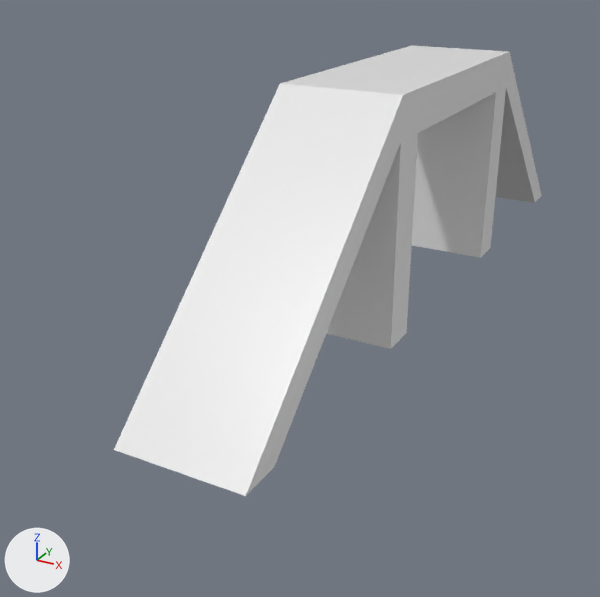
A saved change to the Blender file 3d/dog/balk.blend.
Before and after are seen from a 50 mm lens placed at (9.7, -20.6, 9.1), pointed at (-0.3, -2.5, 0.0). The axes (+X, +Y, +Z) are drawn at lower left. The lights are the same throughout.
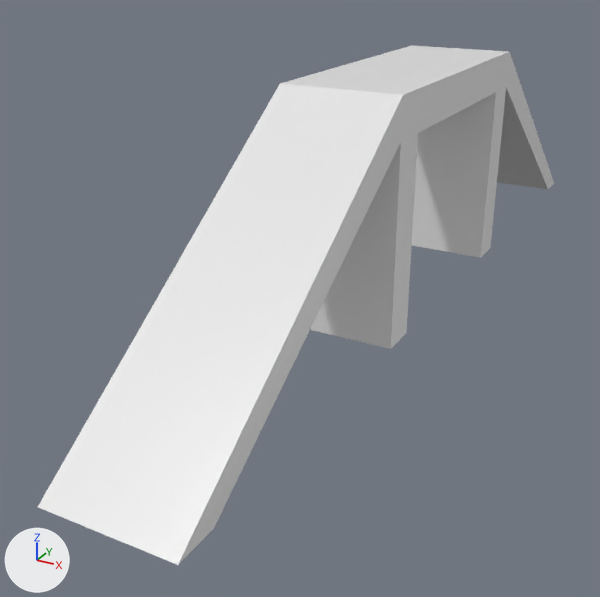
Pixel boxes [x1, y1, x2, y2] of what changed, in the pictures (600 x 597 px; the box of a moved part takes in the faces that stretch with it):
'Cube', reshaped (21% wider, 15% taller): before [114, 45, 542, 496]; after [38, 45, 554, 565]
part 1 of me_cube, moved or reshaped: before [495, 53, 542, 203]; after [497, 53, 554, 189]
part 2 of me_cube, moved or reshaped: before [114, 86, 403, 496]; after [38, 86, 403, 565]

Edits to the bpy script that builds the scene:
```text
Change me_cube:
    where me_cube.from_pydata(...)  # 32 vertices, 60 faces; spans x 0.0..3.0, y -10.5..10.5, z 0.0..6.0
    used by ob_cube; location = (0.0, 0.0, 0.0)
    before: 1 (3.0, 10.5, 0.0) at pixel (541, 195), 5 (0.0, 10.5, 0.0), 9 (3.0, 9.5, 0.0) at pixel (534, 202), 11 (0.0, 9.5, 0.0)
    before: 3 (3.0, -10.5, 0.0) at pixel (245, 496), 7 (0.0, -10.5, 0.0) at pixel (113, 449), 8 (3.0, -9.5, 0.0) at pixel (274, 467), 10 (0.0, -9.5, 0.0)
    me_cube part 1
    add for i in [1, 5, 9, 11]: me_cube.vertices[i].co += Vector((0.0, 2.0, 0.0))
    me_cube part 2
    add for i in [3, 7, 8, 10]: me_cube.vertices[i].co += Vector((0.0, -2.0, 0.0))
```
